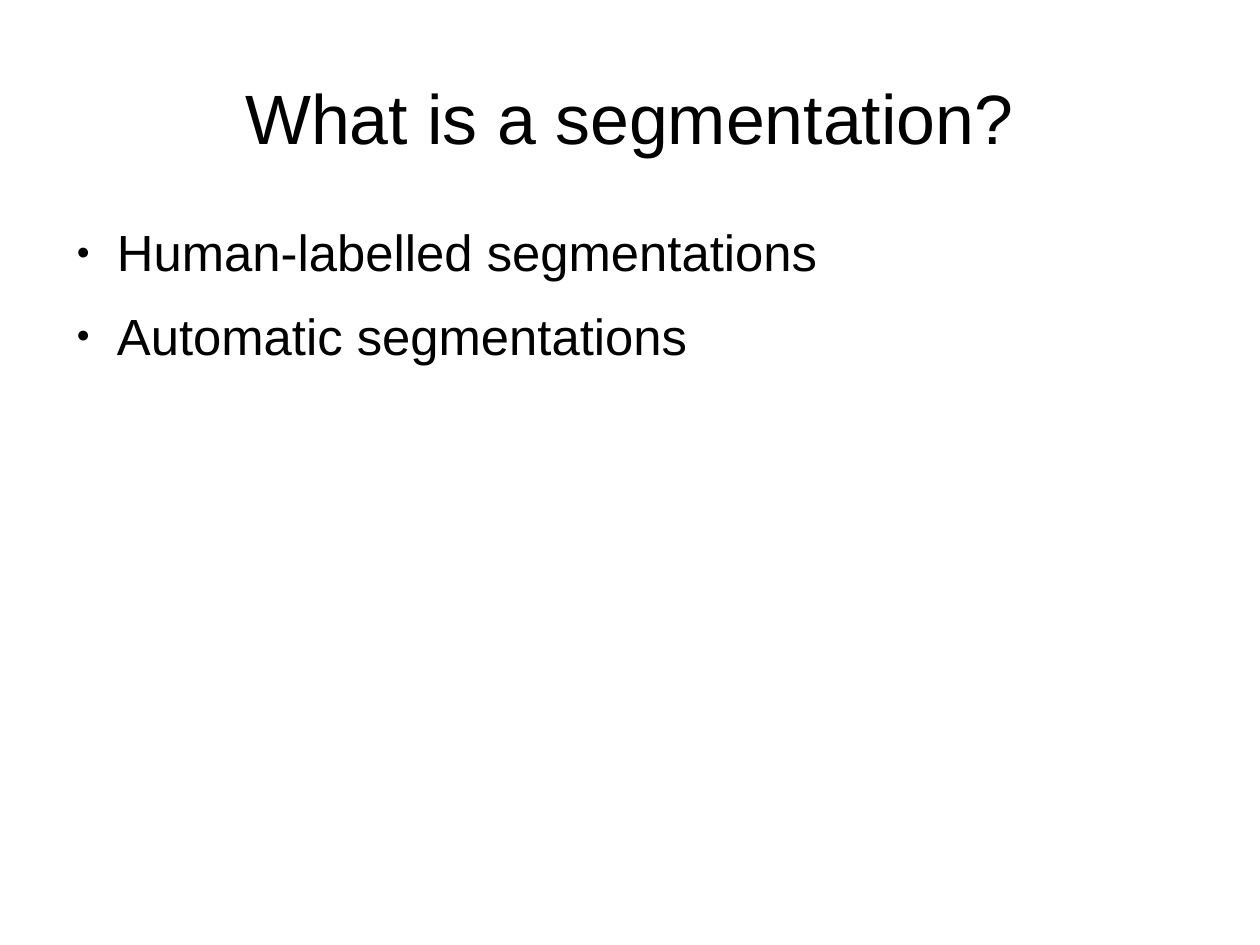
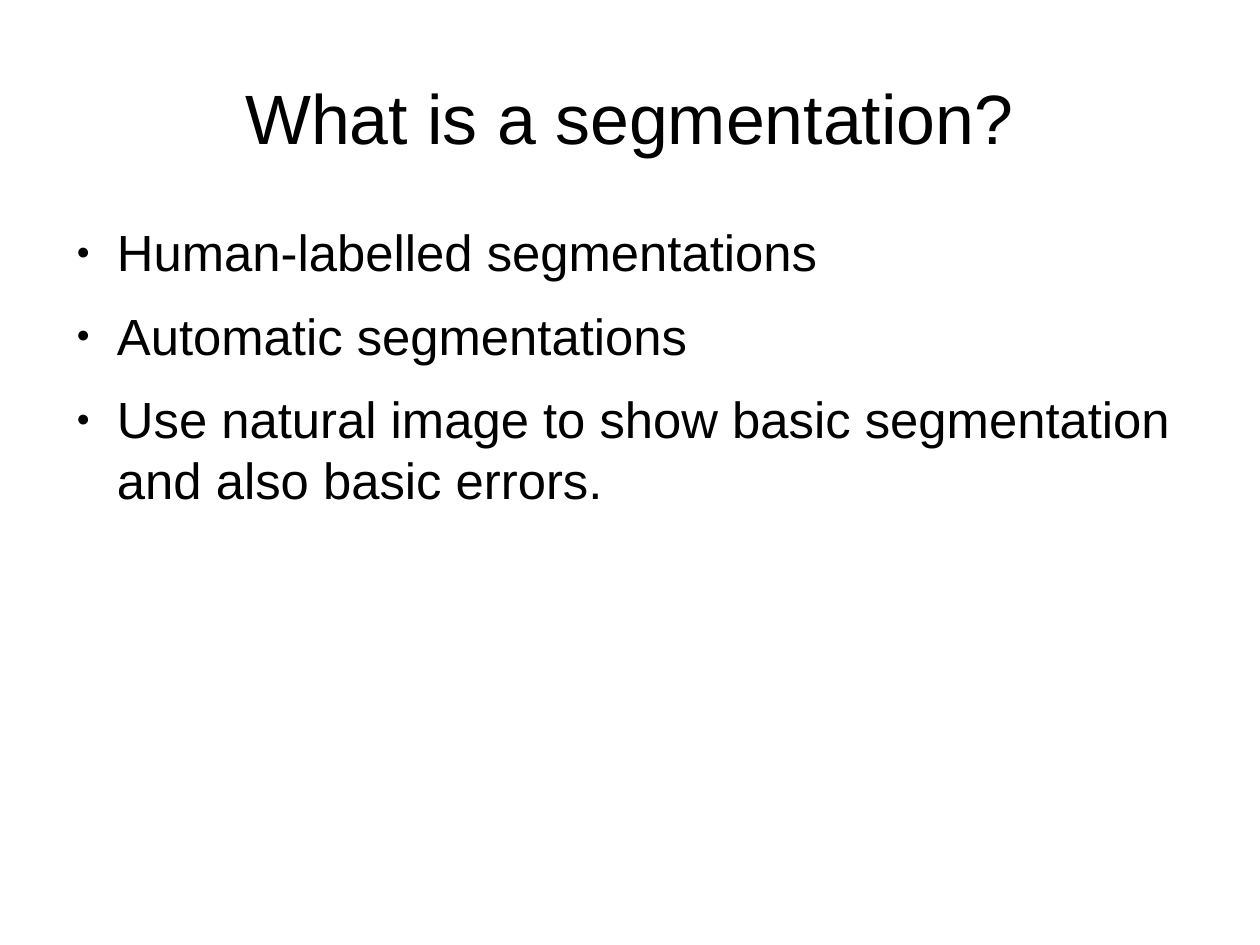
Before and after one commit to JohnnyTeutonic/view_all, a slide deck: slide 2 of Segmentation_Presentation.odp. Drawn at 1260x945 pixels with LibreOffice and Linux fonts; fonts in the diff are those of the drawing. Boxes give left, top, right and bottom in pixels: in the first picture for what was removed or moved away, otherwise in the second. Text is boxed around its words. In the diff, an @@ line names an element or a change of style, - is before the commit and + after.

```diff
--- a/Segmentation_Presentation.odp
+++ b/Segmentation_Presentation.odp
@@ text at (x1=117, y1=401, x2=1170, y2=500): paragraph added @@
+● Use natural image to show basic segmentation and also basic errors.
```
Also in this commit, not shown: 6 other slides changed, 7 slides added, 1 slide removed, 1 other file.
